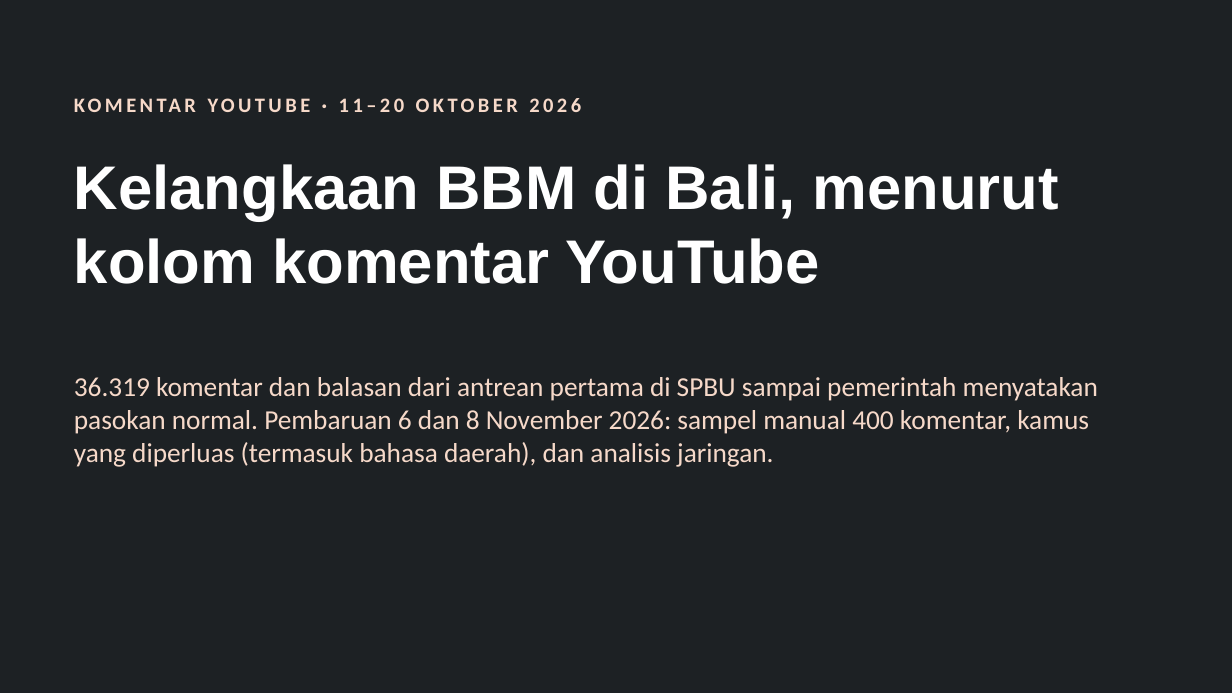
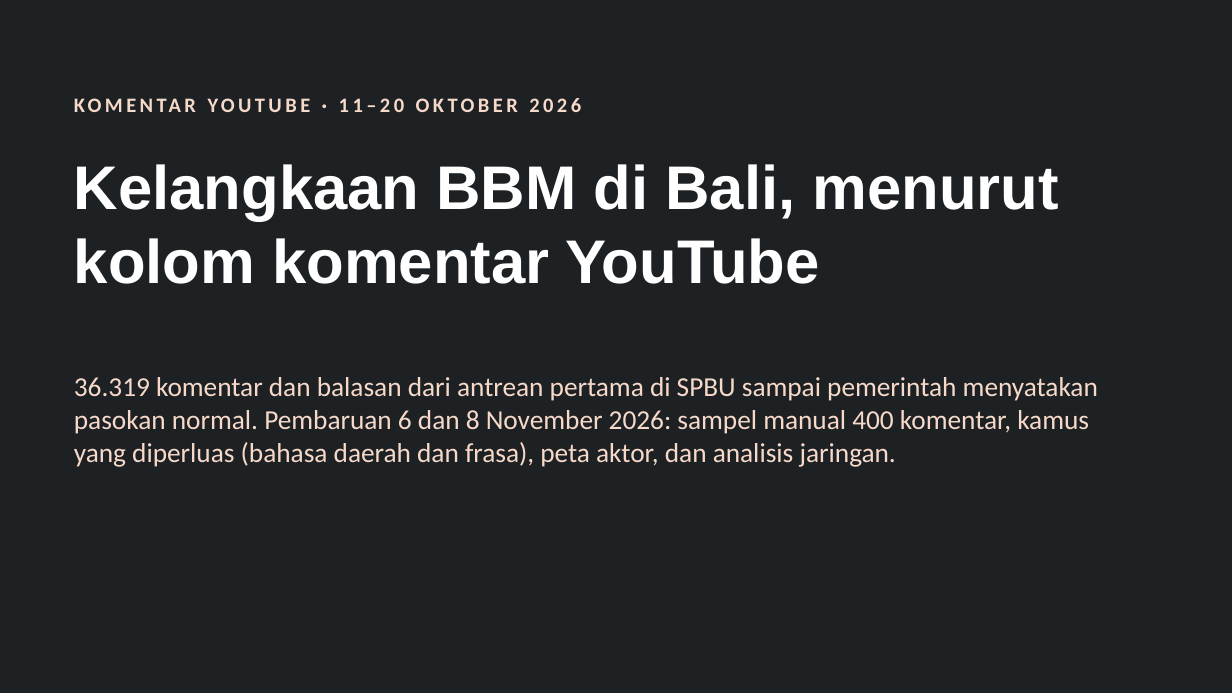
Before and after one commit to mahendrasenoaji-lgtm/public-opinion-platform, a slide deck: slide 1 of proyek/bbm-bali-youtube/presentasi_bbm_bali_youtube.pptx. Drawn at 1232x693 pixels with LibreOffice and Linux fonts; fonts in the diff are those of the drawing. Boxes give left, top, right and bottom in pixels: in the first picture for what was removed or moved away, otherwise in the second. Text is boxed around its words. In the diff, an @@ line names an element or a change of style, - is before the commit and + after.

```diff
--- a/proyek/bbm-bali-youtube/presentasi_bbm_bali_youtube.pptx
+++ b/proyek/bbm-bali-youtube/presentasi_bbm_bali_youtube.pptx
@@ text at [74, 377, 1098, 467]: text changed @@
-36.319 komentar dan balasan dari antrean pertama di SPBU sampai pemerintah menyatakan pasokan normal. Pembaruan 6 dan 8 November 2026: sampel manual 400 komentar, kamus yang diperluas (termasuk bahasa daerah), dan analisis jaringan.
+36.319 komentar dan balasan dari antrean pertama di SPBU sampai pemerintah menyatakan pasokan normal. Pembaruan 6 dan 8 November 2026: sampel manual 400 komentar, kamus yang diperluas (bahasa daerah dan frasa), peta aktor, dan analisis jaringan.
```
Also in this commit, not shown: 7 other slides changed, 4 slides added, 25 other files.
